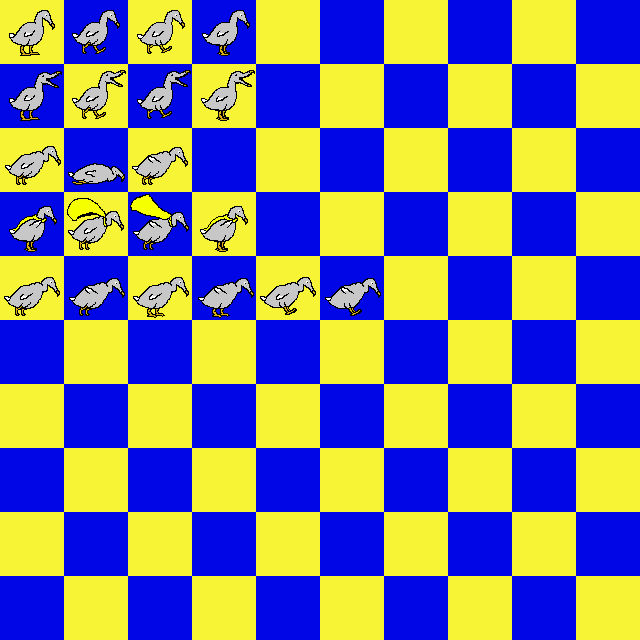
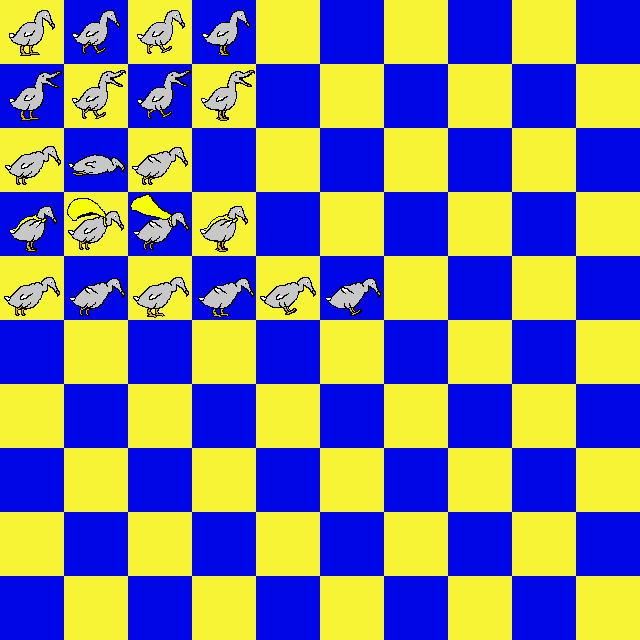
Comparing the layer stacks of the two 640px x 640px images. Changes:
painted on "Ebene" over [68, 154, 125, 185]
